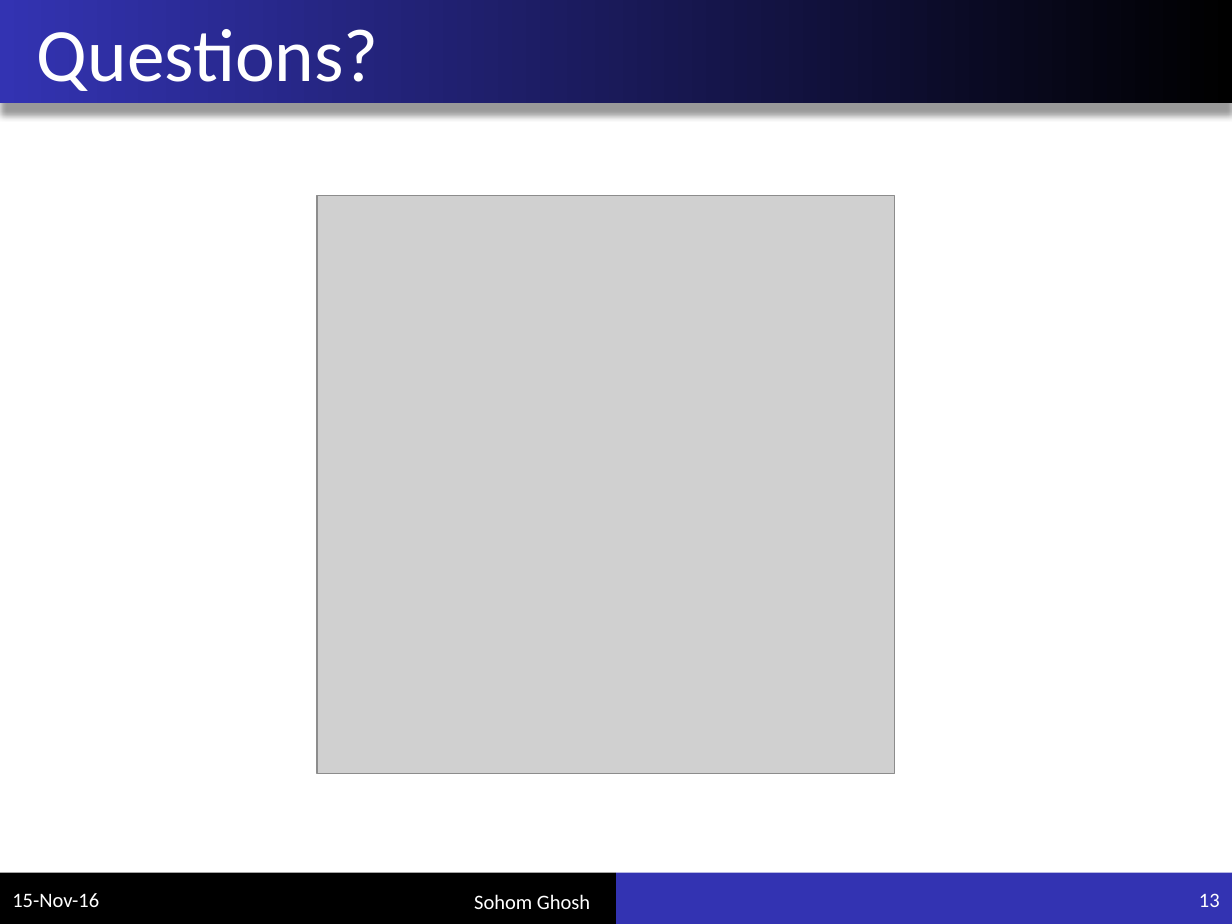
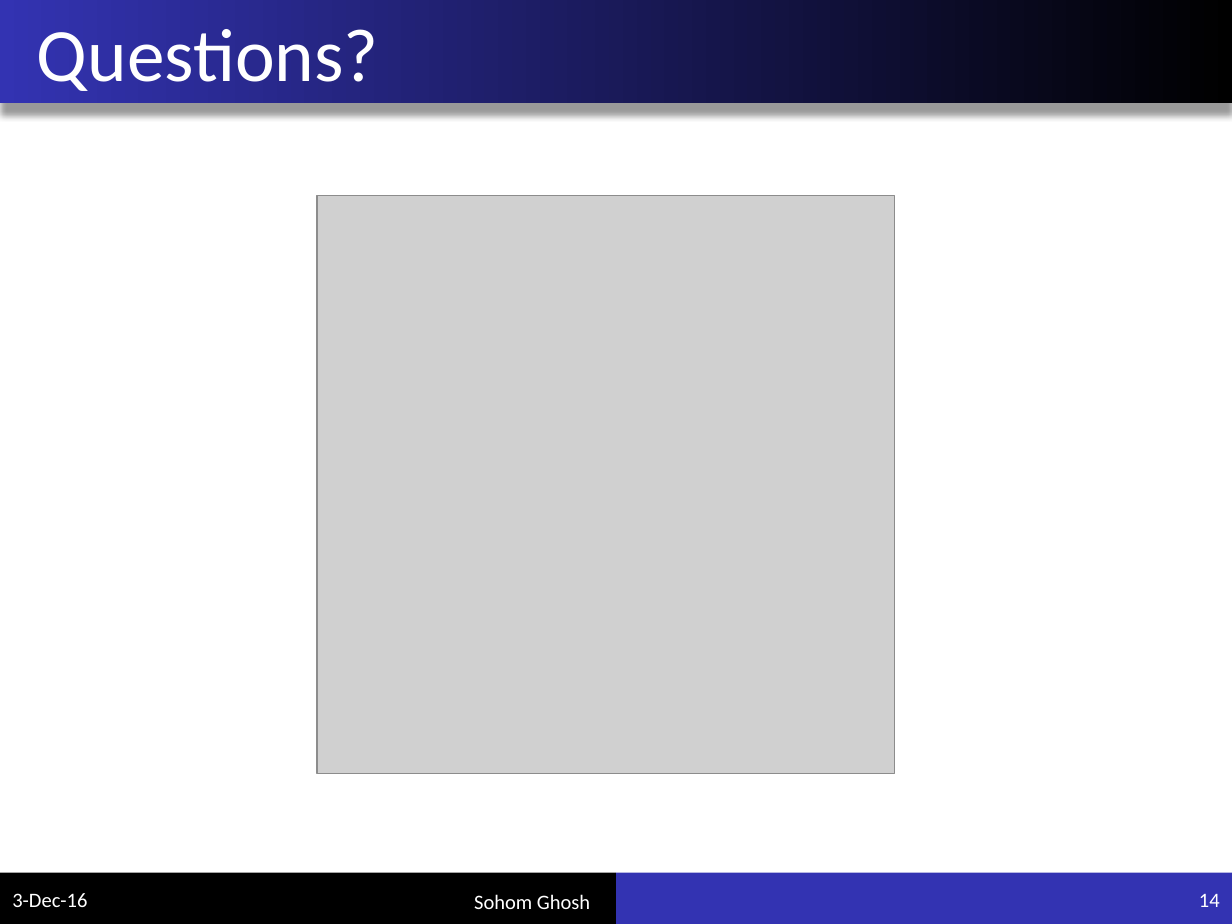
Before and after one commit to sohomghosh/company_clustering, a slide deck: slide 14 of presentation.pptx (slide 13 before the commit). Drawn at 1232x924 pixels with LibreOffice and Linux fonts; fonts in the diff are those of the drawing; grey boxes stand for pictures. Boxes give left, top, right and bottom in pixels: in the first picture for what was removed or moved away, otherwise in the second. Text is boxed around its words. In the diff, an @@ line names an element or a change of style, - is before the commit and + after.

```diff
--- a/presentation.pptx
+++ b/presentation.pptx
@@ text at (12,893,87,907): text changed @@
-15-Nov-16
+3-Dec-16
@@ page number at (1199,894,1220,907): text changed @@
-13
+14
```
Also in this commit, not shown: 13 other slides changed, 1 slide added, 1 other file.
